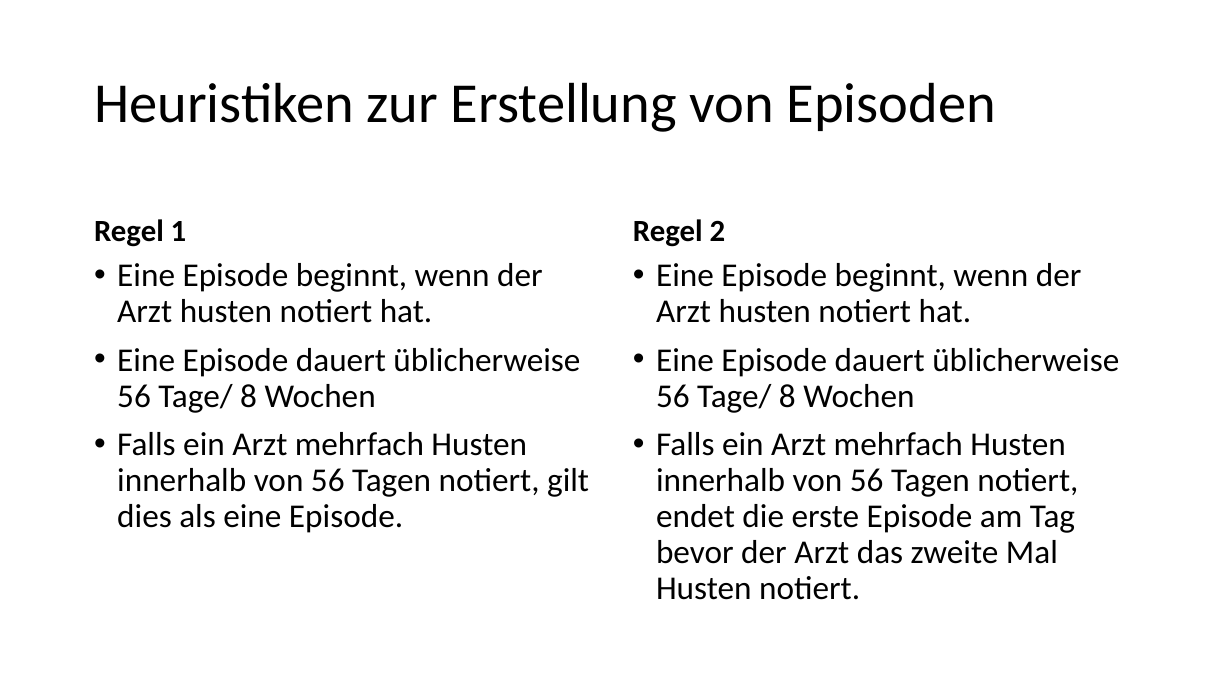
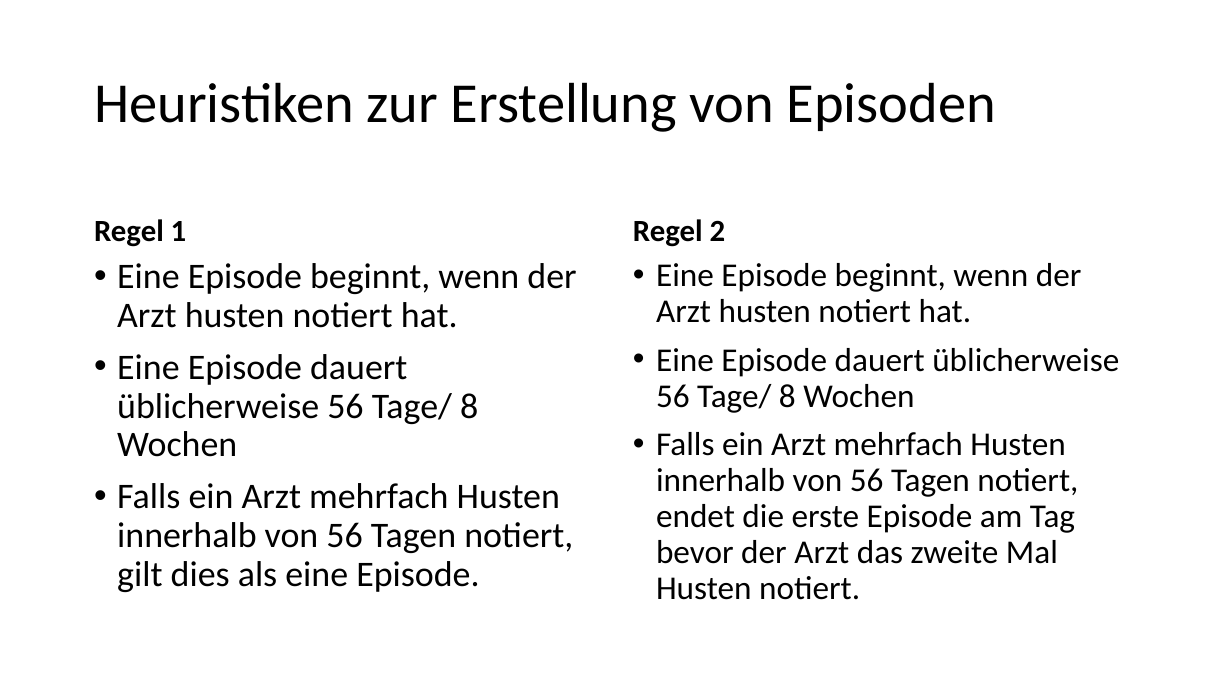
Before and after one commit to rapkroes/Code_UKSH_Husten, a slide deck: slide 4 of presentation Steinhaeuser 20_12_23.pptx. Drawn at 1232x693 pixels with LibreOffice and Linux fonts; fonts in the diff are those of the drawing. Boxes give left, top, right and bottom in pixels: in the first picture for what was removed or moved away, otherwise in the second. Text is boxed around its words. In the diff, an @@ line names an element or a change of style, - is before the commit and + after.

```diff
--- a/presentation Steinhaeuser 20_12_23.pptx
+++ b/presentation Steinhaeuser 20_12_23.pptx
@@ text "Eine Episode beginnt, wenn der ..." at (117, 263, 576, 592): size 25.9 to 28 pt @@
```
Also in this commit, not shown: 1 other slide changed, 2 other files.
